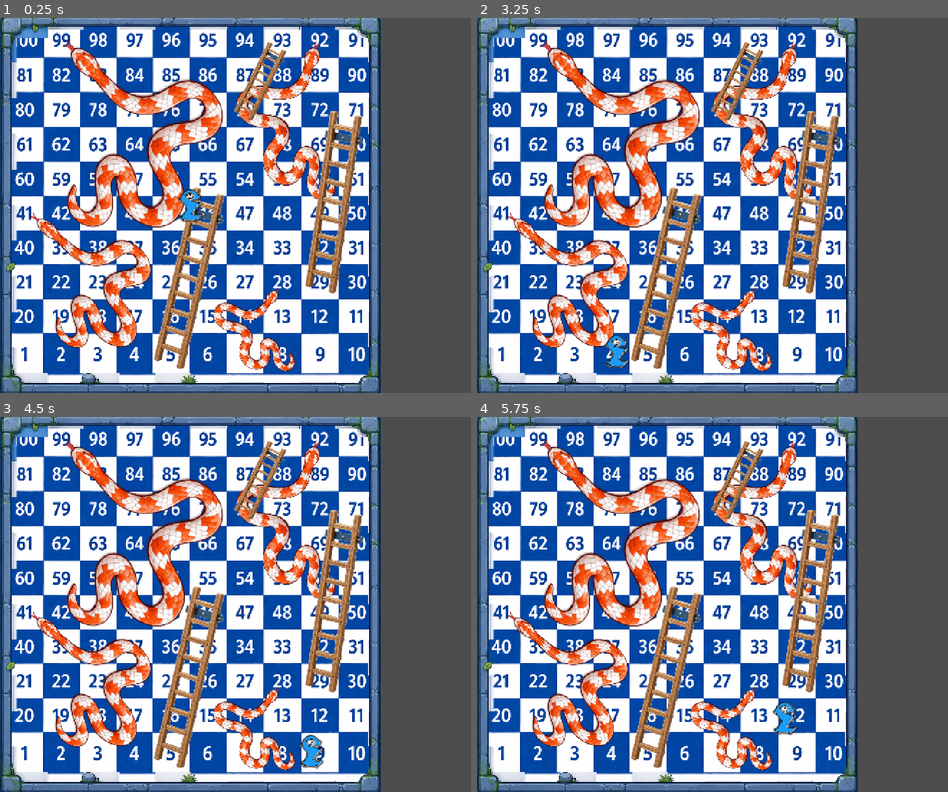
Above: before the commit, frames 1-4 (two rows, left to right).
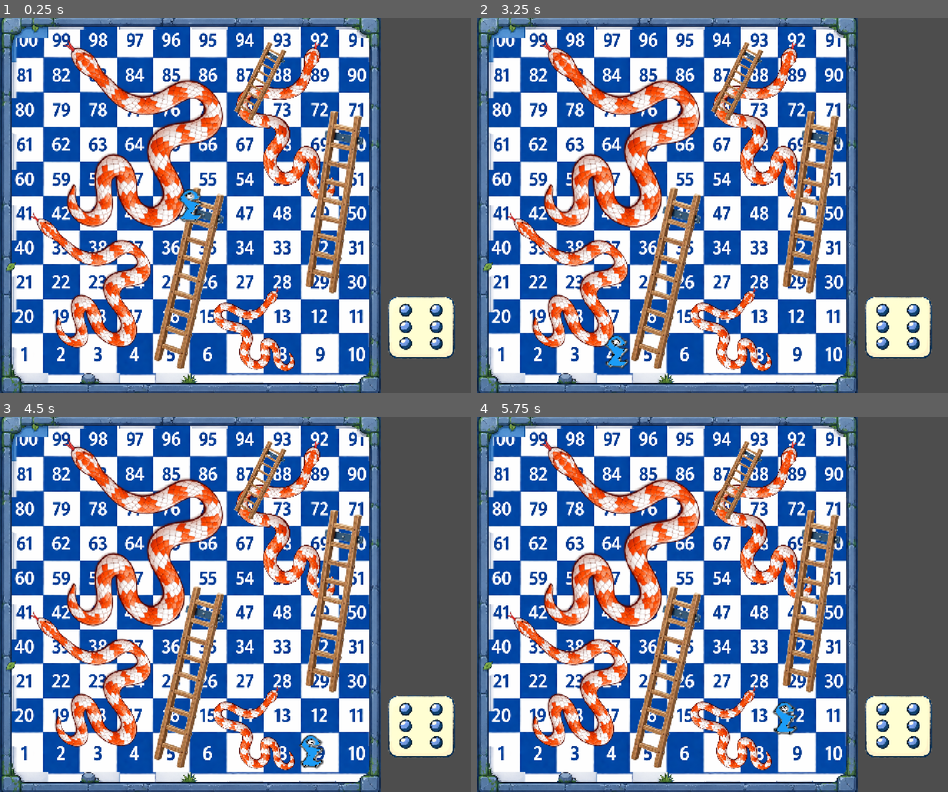
Above: after the commit, the same moments.

Repository: abody2k/snake-and-the-ladder
Game: Godot game, scene res://scenes/main.tscn
Two runs of this game, one before a commit and one after it. Both use one fixed random seed, a clock stepped at 60 frames per second and the inputs below.
Inputs:
- Up to frame 1 (0.25 s): no input
- Up to frame 2 (3.25 s): tap Enter at 0.5, 2 s; tap Space (playing) at 0.6, 1.25, 1.35, 2.1, 2.75, 2.85 s
- Up to frame 3 (4.5 s): tap Space (playing) at 3.6, 4.35 s
- Up to frame 4 (5.75 s): tap Space (playing) at 5.1 s

The runs differ from the first frame. In frame 1, 13% of the frame differs, in the area x 3-97%, y 0-100%; in frame 2, 13%; in frame 3, 13%; in frame 4, 13%.
Error in both runs: Invalid call. Nonexistent function 'play' in base 'Nil'. (res://scripts/main.gd:37)

Commit message:
Added dice sprite and made an animation out of it

Diff:
--- a/game/project.godot
+++ b/game/project.godot
@@ -21,9 +21,7 @@
 
 window/size/viewport_width=1358
 window/size/viewport_height=1082
-window/size/mode=4
 window/stretch/mode="canvas_items"
-window/stretch/aspect="expand"
 
 [global_group]
 
--- a/game/scenes/main.tscn
+++ b/game/scenes/main.tscn
@@ -6,12 +6,63 @@
 [ext_resource type="Texture2D" uid="uid://bnlu1cxjgv3f" path="res://images/snake.png" id="3_tbgi4"]
 [ext_resource type="Texture2D" uid="uid://4xy6li60wll8" path="res://images/ladder.png" id="5_tbgi4"]
 [ext_resource type="PackedScene" uid="uid://bd1c8svwea61d" path="res://scenes/piece.tscn" id="6_tefeu"]
+[ext_resource type="Texture2D" uid="uid://bvvhyewfbpewm" path="res://images/dice.png" id="7_o6xl0"]
 
 [sub_resource type="Curve2D" id="Curve2D_o6xl0"]
 _data = {
 "points": PackedVector2Array(0, 0, 0, 0, -421.52795, 423.58545, 0, 0, 0, 0, -333.18518, 423.72952, 0, 0, 0, 0, -241, 42 …(2252 unchanged characters)…
 }
 point_count = 101
+
+[sub_resource type="AtlasTexture" id="AtlasTexture_tipki"]
+atlas = ExtResource("7_o6xl0")
+region = Rect2(0, 0, 333, 250)
+
+[sub_resource type="AtlasTexture" id="AtlasTexture_85g3d"]
+atlas = ExtResource("7_o6xl0")
+region = Rect2(333, 0, 333, 250)
+
+[sub_resource type="AtlasTexture" id="AtlasTexture_choun"]
+atlas = ExtResource("7_o6xl0")
+region = Rect2(666, 0, 333, 250)
+
+[sub_resource type="AtlasTexture" id="AtlasTexture_ya4ey"]
+atlas = ExtResource("7_o6xl0")
+region = Rect2(0, 250, 333, 250)
+
+[sub_resource type="AtlasTexture" id="AtlasTexture_eb6dy"]
+atlas = ExtResource("7_o6xl0")
+region = Rect2(333, 250, 333, 250)
+
+[sub_resource type="AtlasTexture" id="AtlasTexture_trceg"]
+atlas = ExtResource("7_o6xl0")
+region = Rect2(666, 250, 333, 250)
+
+[sub_resource type="SpriteFrames" id="SpriteFrames_a8y0u"]
+animations = [{
+"frames": [{
+"duration": 1.0,
+"texture": SubResource("AtlasTexture_tipki")
+}, {
+"duration": 1.0,
+"texture": SubResource("AtlasTexture_85g3d")
+}, {
+"duration": 1.0,
+"texture": SubResource("AtlasTexture_choun")
+}, {
+"duration": 1.0,
+"texture": SubResource("AtlasTexture_ya4ey")
+}, {
+"duration": 1.0,
+"texture": SubResource("AtlasTexture_eb6dy")
+}, {
+"duration": 1.0,
+"texture": SubResource("AtlasTexture_trceg")
+}],
+"loop": true,
+"name": &"moving",
+"speed": 5.0
+}]
 
 [node name="main" type="Node2D" unique_id=1275062714]
 script = ExtResource("1_o5qli")
@@ -157,4 +208,12 @@
 [node name="Camera2D" type="Camera2D" parent="." unique_id=271330107]
 position = Vector2(130, -1)
 
+[node name="dice" type="AnimatedSprite2D" parent="." unique_id=599752015]
+position = Vector2(674, 351)
+scale = Vector2(0.76129377, 0.76129377)
+sprite_frames = SubResource("SpriteFrames_a8y0u")
+animation = &"moving"
+frame = 5
+frame_progress = 0.03684147
+
 [editable path="Skeleton2D"]
Binary file added: game/images/dice.png
Not shown, added: game/images/dice.png.import
